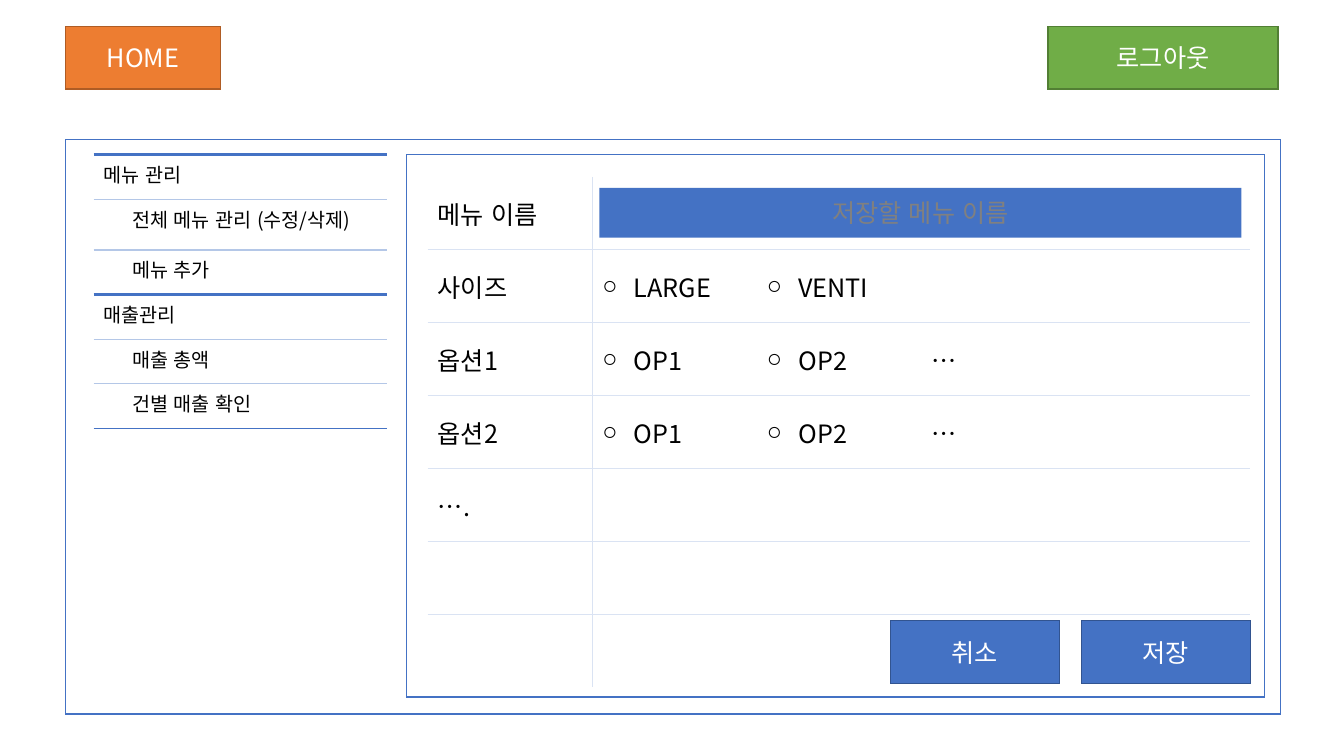
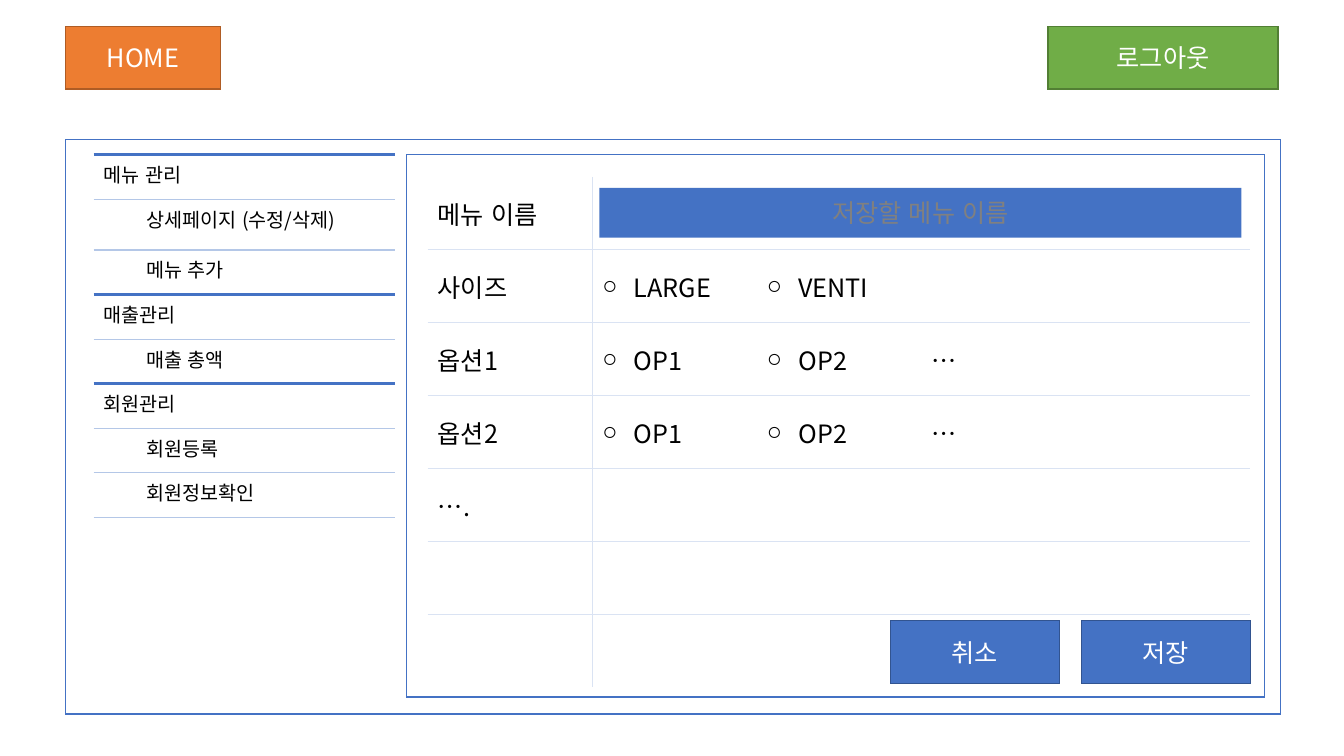
Before and after one commit to JinSolKwon/cafeKiosk, a slide deck: slide 6 of design/키오스크 UI.pptx. Drawn at 1344x756 pixels with LibreOffice and Linux fonts; fonts in the diff are those of the drawing. Boxes give left, top, right and bottom in pixels: in the first picture for what was removed or moved away, otherwise in the second. Text is boxed around its words. In the diff, an @@ line names an element or a change of style, - is before the commit and + after.

Commit message:
0924 수정내용 커밋

```diff
--- a/design/키오스크 UI.pptx
+++ b/design/키오스크 UI.pptx
@@ table at (94,154,395,517) @@
-row 2, column 2: 전체 메뉴 관리 (수정/삭제)
+row 2, column 2: 상세페이지 (수정/삭제)
-row 6:  | 건별 매출 확인
+row 6: 회원관리 | 
+row 7:  | 회원등록
+row 8:  | 회원정보확인
@@ table: place and size @@
-table at (94,154,387,429)
+table at (94,154,395,517)
```
Also in this commit, not shown: 2 other slides changed, 10 slides added, 1 slide removed, 3 other files.
